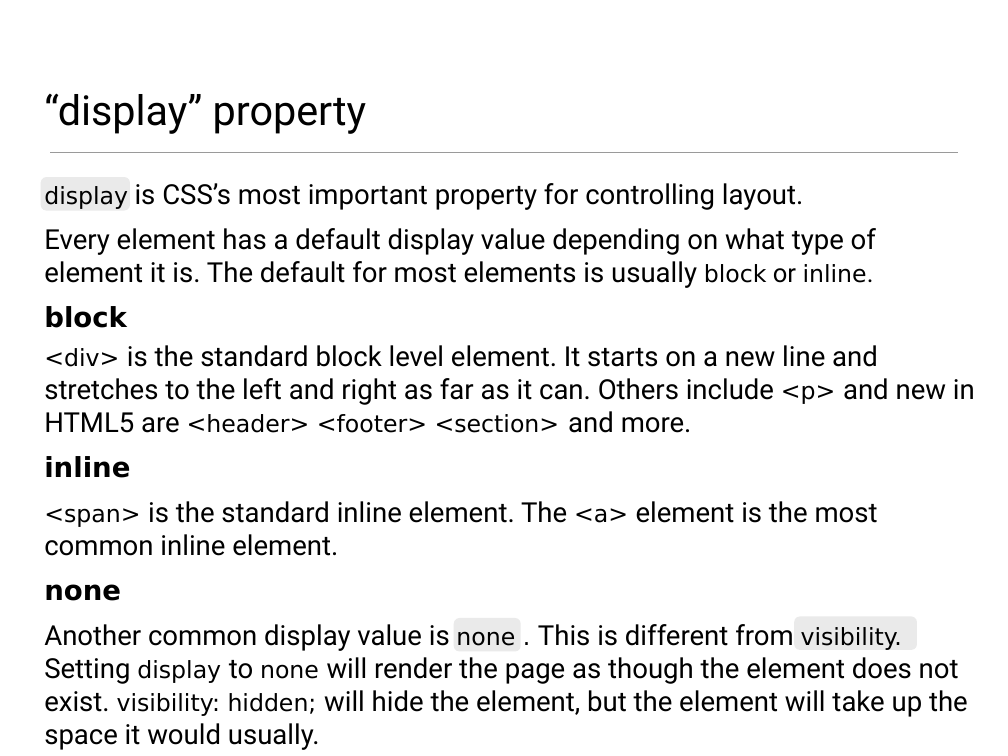
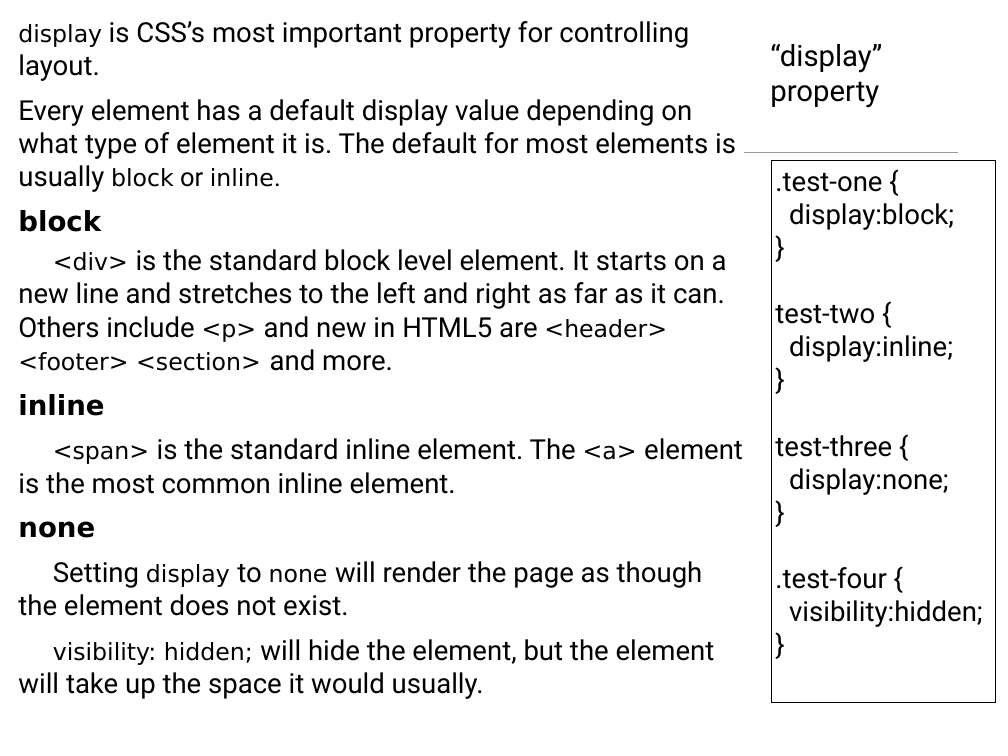
Before and after one commit to wit-web-dev-2015/web-dev-1, a slide deck: slide 5 of topic06/talk-1/a-css-layout-part1.pptx. Drawn at 1008x756 pixels with LibreOffice and Linux fonts; fonts in the diff are those of the drawing. Boxes give left, top, right and bottom in pixels: in the first picture for what was removed or moved away, otherwise in the second. Text is boxed around its words. In the diff, an @@ line names an element or a change of style, - is before the commit and + after.

Commit message:
slide layout update

```diff
--- a/topic06/talk-1/a-css-layout-part1.pptx
+++ b/topic06/talk-1/a-css-layout-part1.pptx
@@ text "display is CSS’s most important ...": place and size @@
-text "display is CSS’s most important ..." at (44, 183, 975, 750)
+text "display is CSS’s most important ..." at (18, 21, 743, 699)
@@ title "“display” property": place and size @@
-title "“display” property" at (44, 93, 367, 134)
+title "“display” property" at (770, 44, 882, 108)
@@ title "“display” property" at (770, 44, 882, 108): size 42 to 29.8 pt @@
@@ rounded rectangle removed at (40, 177, 130, 211) @@
@@ rectangle added at (772, 160, 995, 702), fill #FFFFFF, outline #000000 0.75 pt, 28 pt, text #000000 @@
+.test-one {
+display:block;
+}
+test-two {
+display:inline;
+}
+test-three {
+display:none;
+}
+.test-four {
+visibility:hidden;
+}
@@ text at (18, 249, 743, 494): list level 1 to 2 in "<div> is the standard block ..."; list level 1 to 2 in "<span> is the standard inline ..." @@
@@ text at (18, 561, 715, 699): text changed @@
-Another common display value is none . This is different from visibility. Setting display to none will render the page as though the element does not exist. visibility: hidden; will hide the element, but the element will take up the space it would usually.
+  Setting display to none will render the page as though the element does not exist.
+  visibility: hidden; will hide the element, but the element will take up the space it would usually.
@@ rounded rectangle removed at (454, 618, 520, 651) @@
@@ rounded rectangle removed at (795, 617, 917, 650) @@
```
Also in this commit, not shown: 12 other slides changed, 1 slide added, 16 other files.
